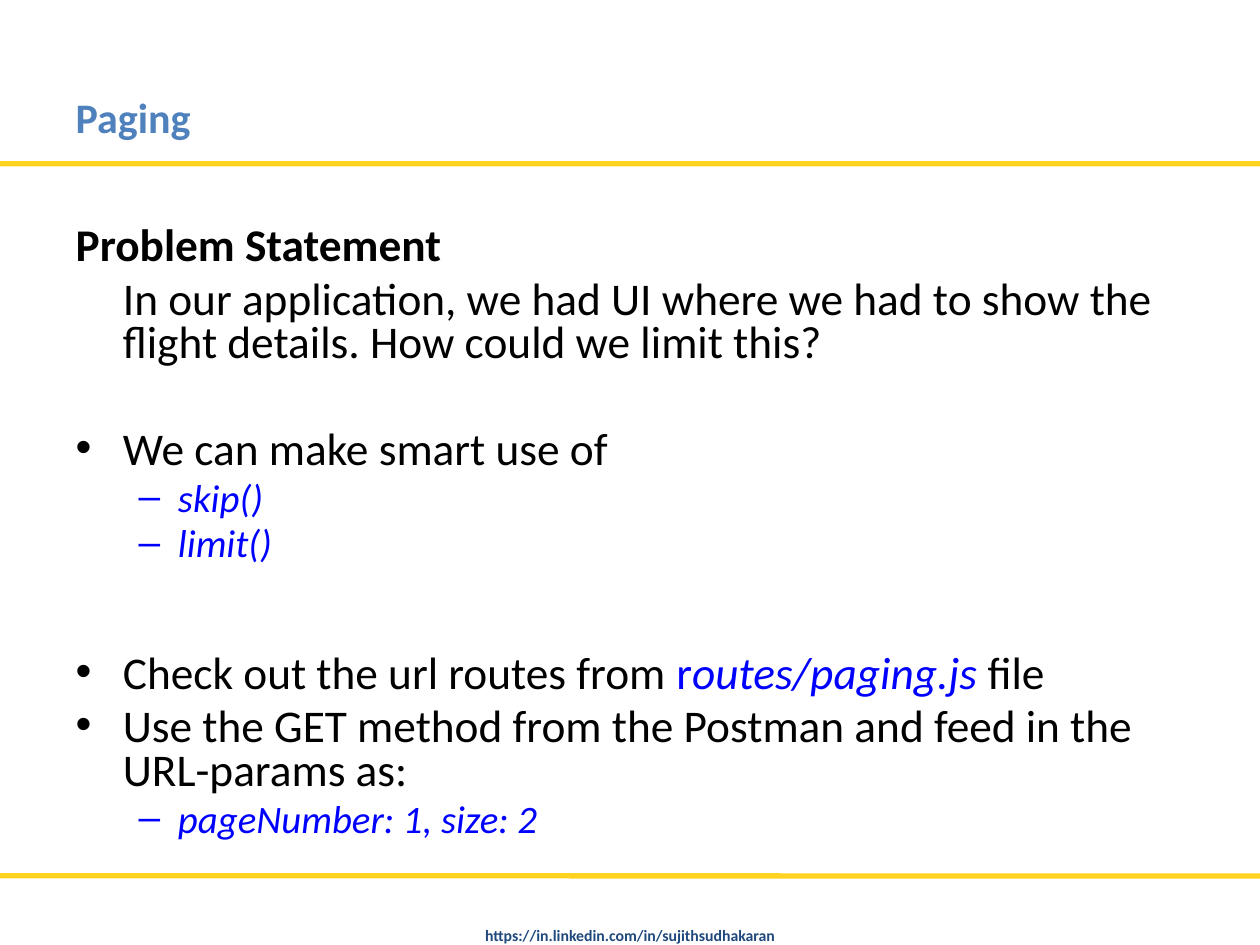
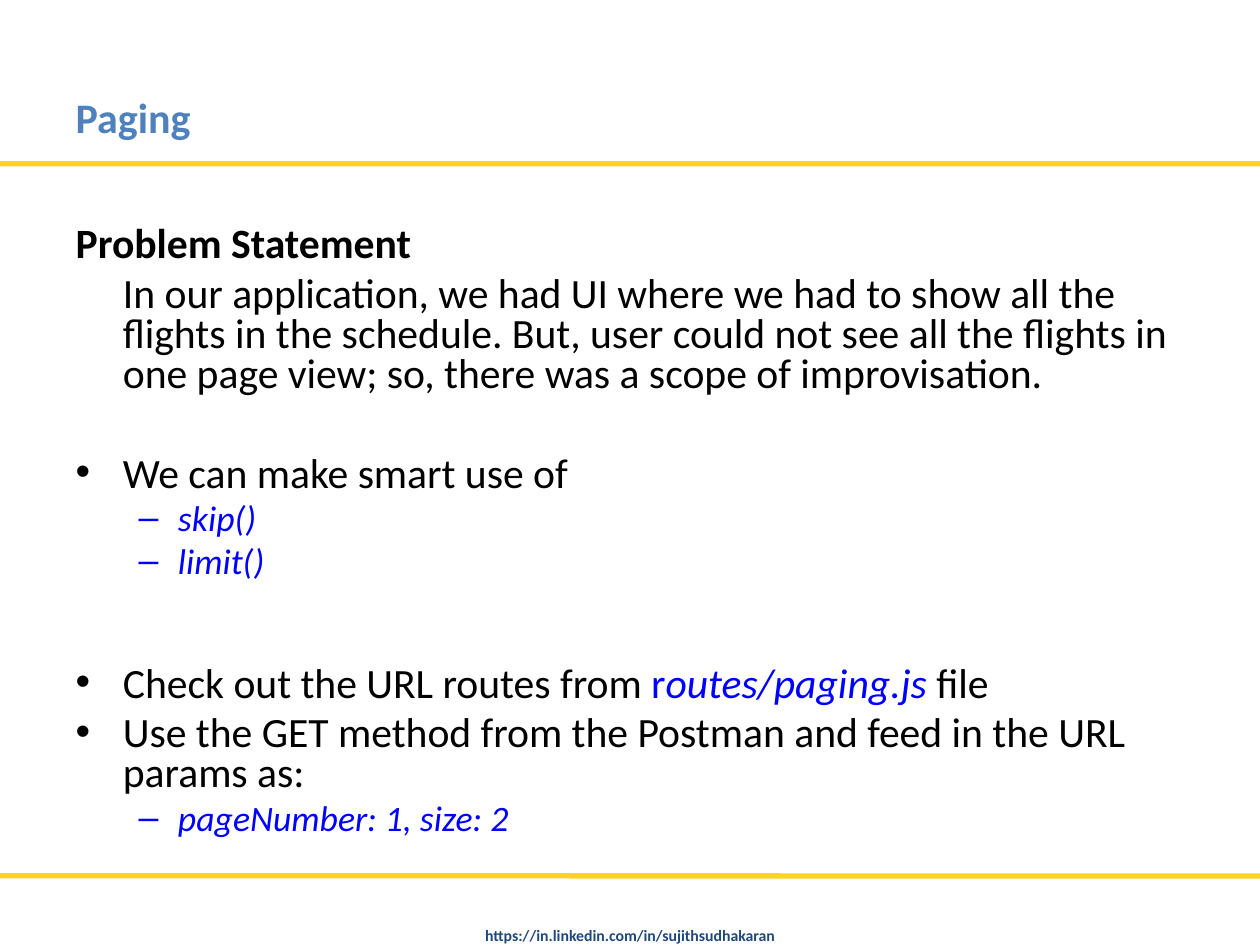
Before and after one commit to nitinmlvya/mongodb-tips-and-advfeatures, a slide deck: slide 9 of MongoDB Tips and Advance Features.odp. Drawn at 1260x945 pixels with LibreOffice and Linux fonts; fonts in the diff are those of the drawing; background and template pictures are left out. Boxes give left, top, right and bottom in pixels: in the first picture for what was removed or moved away, otherwise in the second. Text is boxed around its words. In the diff, an @@ line names an element or a change of style, - is before the commit and + after.

```diff
--- a/MongoDB Tips and Advance Features.odp
+++ b/MongoDB Tips and Advance Features.odp
@@ text at [76, 228, 568, 837]: size 25.9 to 23.8 pt in "Problem Statement", "We can make smart use of"; size 22.2 to 20.4 pt in "skip()", "limit()", "pageNumber: 1, size: 2" @@
@@ text at [123, 279, 1166, 395]: text changed; size 25.9 to 23.8 pt @@
-In our application, we had UI where we had to show the flight details. How could we limit this?
+In our application, we had UI where we had to show all the flights in the schedule. But, user could not see all the flights in one page view; so, there was a scope of improvisation.
@@ text at [123, 669, 1125, 794]: text changed; size 25.9 to 23.8 pt @@
-• Check out the url routes from routes/paging.js file
-• Use the GET method from the Postman and feed in the URL-params as:
+• Check out the URL routes from routes/paging.js file
+• Use the GET method from the Postman and feed in the URL params as:
```
Also in this commit, not shown: 7 other slides changed, 3 other files.
